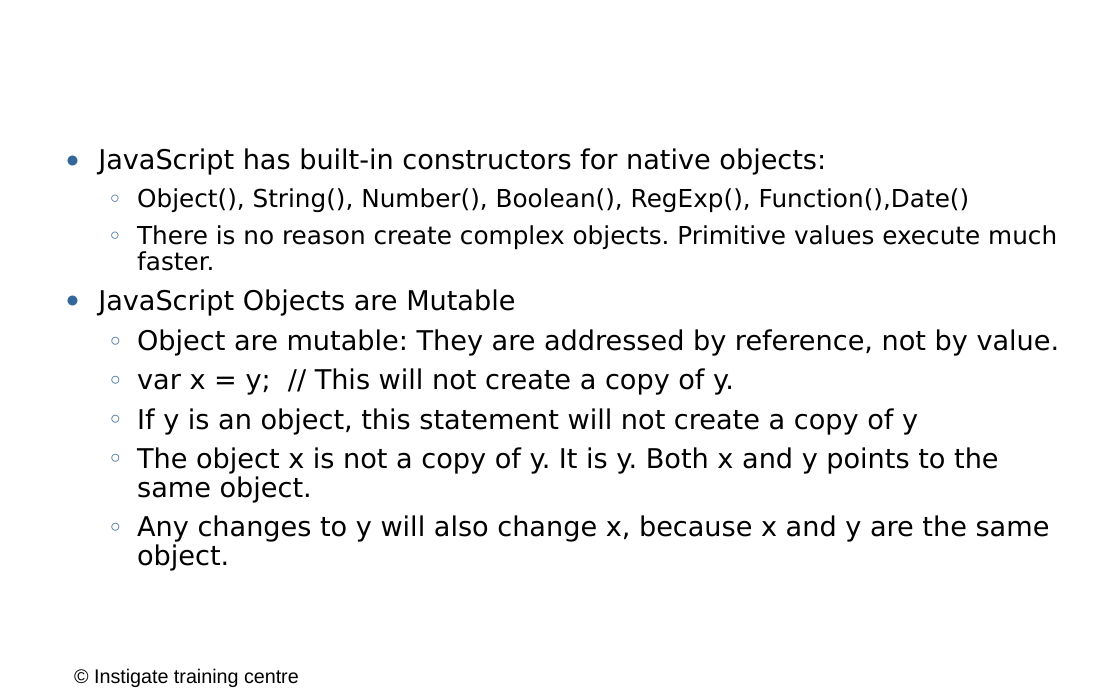
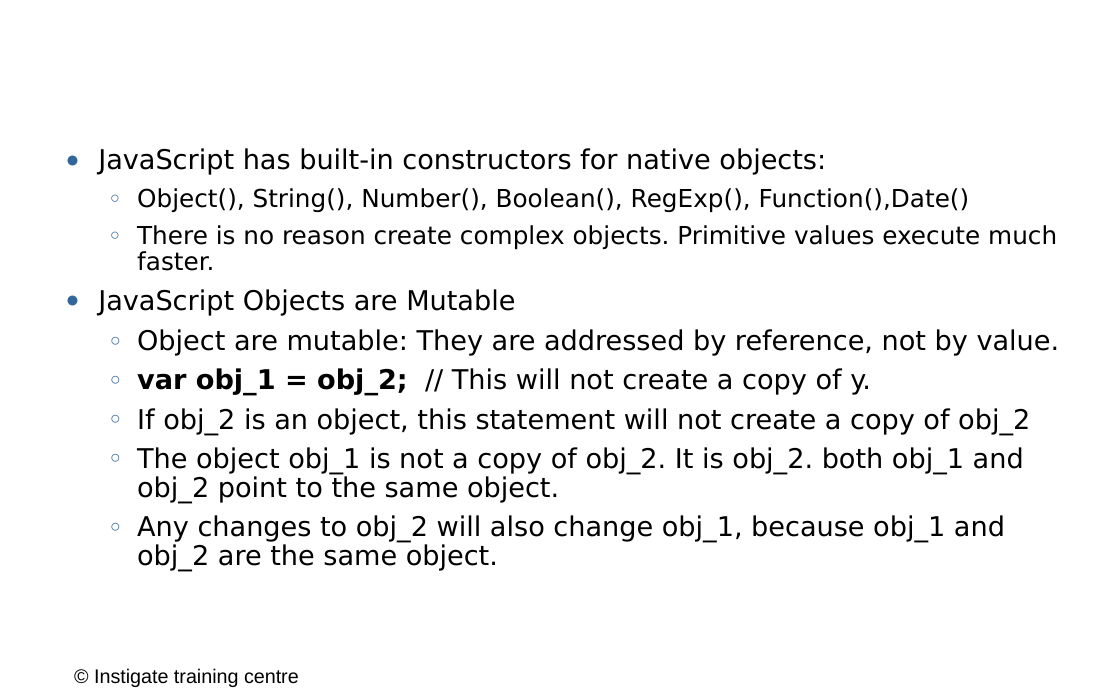
Before and after one commit to ITC-Vanadzor/ITC-7, a slide deck: slide 7 of Presentations/Javascript/4_objects_functions.odp. Drawn at 1120x700 pixels with LibreOffice and Linux fonts; fonts in the diff are those of the drawing; background and template pictures are left out. Boxes give left, top, right and bottom in pixels: in the first picture for what was removed or moved away, otherwise in the second. Text is boxed around its words. In the diff, an @@ line names an element or a change of style, - is before the commit and + after.

Commit message:
- Updated JS presentations.

```diff
--- a/Presentations/Javascript/4_objects_functions.odp
+++ b/Presentations/Javascript/4_objects_functions.odp
@@ text at box(137, 368, 1030, 571): text changed @@
-  ○ var x = y; // This will not create a copy of y.
-  ○ If y is an object, this statement will not create a copy of y
-  ○ The object x is not a copy of y. It is y. Both x and y points to the same object.
-  ○ Any changes to y will also change x, because x and y are the same object.
+  ○ var obj_1 = obj_2; // This will not create a copy of y.
+  ○ If obj_2 is an object, this statement will not create a copy of obj_2
+  ○ The object obj_1 is not a copy of obj_2. It is obj_2. both obj_1 and obj_2 point to the same object.
+  ○ Any changes to obj_2 will also change obj_1, because obj_1 and obj_2 are the same object.
```
Also in this commit, not shown: 12 other slides changed, 1 slide added, 1 other file.
